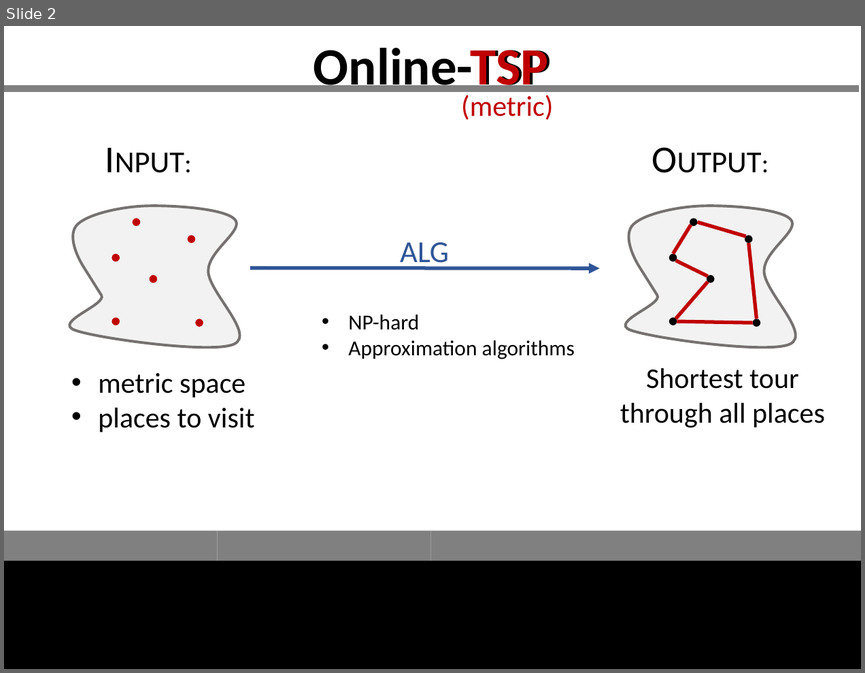
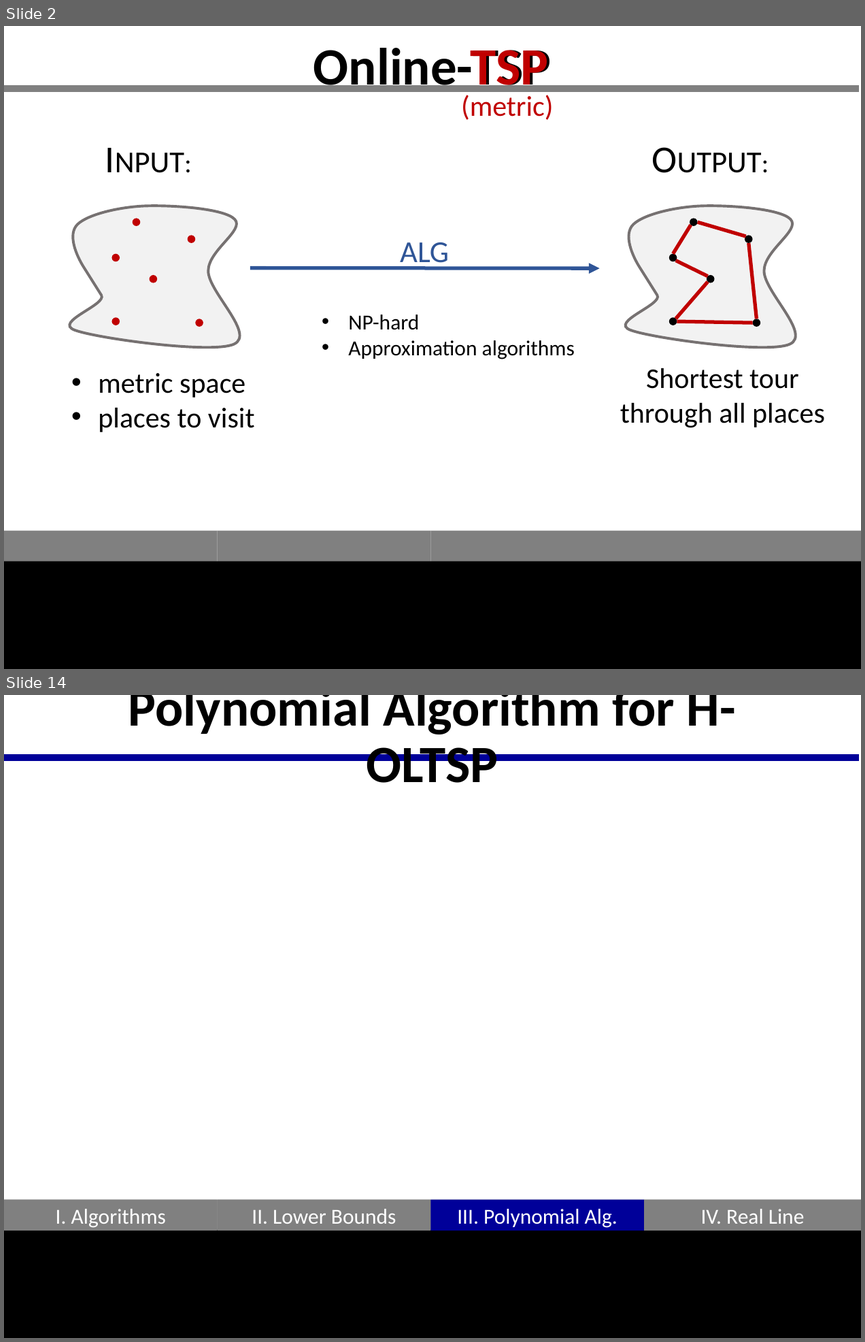
Before and after one commit to GraffL/talk-online-tsp, a slide deck: Präsentation43.pptx. Shown one above the other, each under a label of ours: slide 2 before the commit, slides 2 and 14 after it; the slides between them are not shown. The pictures are 865x673 and 865x1342 pixels, drawn with LibreOffice and Linux fonts; fonts in the diff are those of the drawing. Boxes give left, top, right and bottom in pixels: in the first picture for what was removed or moved away, otherwise in the second. Text is boxed around its words. In the diff, an @@ line names an element or a change of style, - is before the commit and + after.

```diff
--- a/Präsentation43.pptx
+++ b/Präsentation43.pptx
@@ slide 14 added at <box>4,695,861,1338</box>, background #FFFFFF; not listed: 6 template elements that a slide beside it also shows @@
@@ title added at <box>128,695,736,783</box>, 44 pt, text #000000, bold @@
+Polynomial Algorithm for H-OLTSP
@@ line added from (4, 758) to (859, 758), #000099 6 pt @@
@@ rectangle added at <box>4,1200,218,1231</box>, fill #808080, 18 pt, text #FFFFFF @@
+I. Algorithms
@@ rectangle added at <box>218,1200,430,1231</box>, fill #808080, 18 pt, text #FFFFFF @@
+II. Lower Bounds
@@ rectangle added at <box>430,1200,644,1231</box>, fill #000099, 18 pt, text #FFFFFF @@
+III. Polynomial Alg.
@@ rectangle added at <box>644,1200,861,1231</box>, fill #808080, 18 pt, text #FFFFFF @@
+IV. Real Line
```
Also in this commit, not shown: 3 slides changed, 12 other slides added, 1 slide removed.
